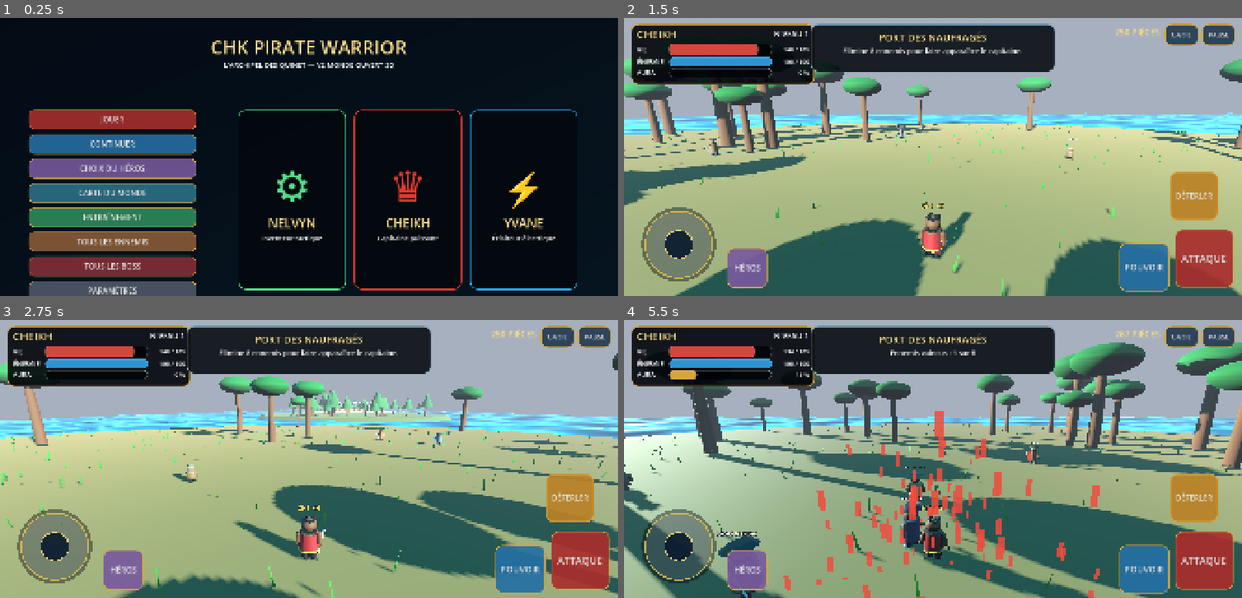
Above: before the commit, frames 1-4 (two rows, left to right).
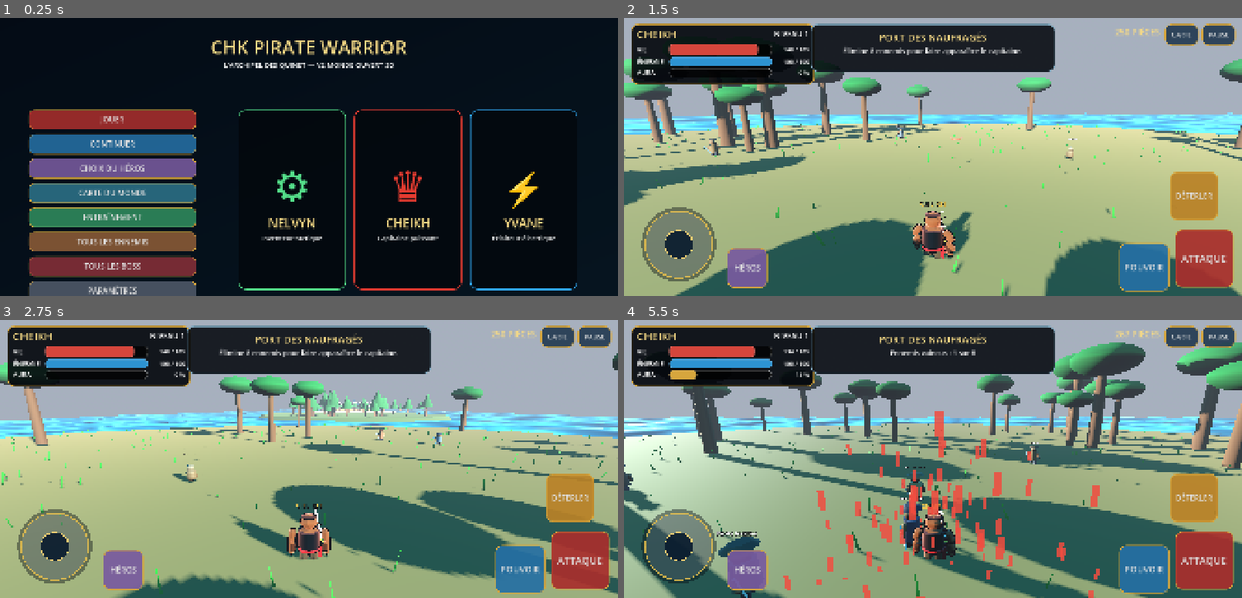
Above: after the commit, the same moments.

Repository: Chasmet/Chk-pirate-warrior-
Game: Godot game, scene res://scenes/main.tscn
Two runs of this game, one before a commit and one after it. Both use one fixed random seed, a clock stepped at 60 frames per second and the inputs below.
Inputs (mouse positions are in pixels of both pictures, inside the frame that each line leads up to):
- Up to frame 1 (0.25 s): no input
- Up to frame 2 (1.5 s): click "JOUER" at 0.5 s; drag from (988, 193) to (994, 95) at 1.27 s
- Up to frame 3 (2.75 s): drag from (55, 545) to (278, 514) at 2.02 s
- Up to frame 4 (5.5 s): move the mouse to (994, 397) at 2.77 s; hold D (move_right) 2.78-3.5 s; tap Q (aura) at 2.85, 4.55 s; drag from (902, 514) to (747, 417) at 3.52 s; move the mouse to (1118, 500) at 4.27 s; hold A (move_left) 4.28-5 s; tap Space (attack) at 4.35 s; drag from (747, 417) to (840, 389) at 5.02 s

The runs differ from the first frame. In frame 2, 1.1% of the frame differs, in the area x 46-56%, y 66-88%; in frame 3, 1.1%, in the area x 37-54%, y 66-87%; in frame 4, 0.9%.

Commit message:
feat(personnages): rapprocher Cheikh Yvane et Nelvyn de la référence validée

Diff:
--- a/godot/scripts/hero_factory.gd
+++ b/godot/scripts/hero_factory.gd
@@ -4,45 +4,51 @@
 const HEROES := {
 	"cheikh": {
 		"display_name": "CHEIKH",
-		"height": 1.82,
-		"body_scale": Vector3(1.08, 1.0, 1.02),
-		"skin": Color("6f452f"),
-		"hair": Color("191513"),
-		"outfit_main": Color("9f2529"),
-		"outfit_secondary": Color("171b22"),
-		"accent": Color("e7b843"),
-		"aura": Color("e23a2e"),
-		"hair_style": "short_curls",
+		"height": 1.90,
+		"body_scale": Vector3(1.16, 1.05, 1.08),
+		"skin": Color("70462f"),
+		"hair": Color("181311"),
+		"outfit_main": Color("15191c"),
+		"outfit_secondary": Color("4c4032"),
+		"vest": Color("141719"),
+		"sash": Color("a7282c"),
+		"accent": Color("d4a640"),
+		"aura": Color("e43b30"),
+		"hair_style": "shaved",
 		"role": "Capitaine puissant",
-		"weapon": "sabre_lourd"
+		"weapon": "curved_saber"
 	},
 	"yvane": {
 		"display_name": "YVANE",
-		"height": 1.53,
-		"body_scale": Vector3(0.84, 0.86, 0.86),
-		"skin": Color("7c5036"),
-		"hair": Color("171312"),
-		"outfit_main": Color("226fb5"),
-		"outfit_secondary": Color("111925"),
-		"accent": Color("eaf7ff"),
-		"aura": Color("2fa9f4"),
-		"hair_style": "long_twists",
+		"height": 1.56,
+		"body_scale": Vector3(0.88, 0.88, 0.88),
+		"skin": Color("7a4e34"),
+		"hair": Color("171311"),
+		"outfit_main": Color("15171a"),
+		"outfit_secondary": Color("22262a"),
+		"vest": Color("17191c"),
+		"sash": Color("66713b"),
+		"accent": Color("7c4d2d"),
+		"aura": Color("31a9f3"),
+		"hair_style": "high_spikes",
 		"role": "Éclaireur électrique",
-		"weapon": "double_lame"
+		"weapon": "slingshot"
 	},
 	"nelvyn": {
 		"display_name": "NELVYN",
 		"height": 1.30,
-		"body_scale": Vector3(0.78, 0.76, 0.8),
-		"skin": Color("815337"),
-		"hair": Color("211817"),
-		"outfit_main": Color("2aa667"),
-		"outfit_secondary": Color("18211f"),
-		"accent": Color("f09a3f"),
-		"aura": Color("54e08b"),
-		"hair_style": "short_round",
+		"body_scale": Vector3(0.78, 0.77, 0.80),
+		"skin": Color("805238"),
+		"hair": Color("201817"),
+		"outfit_main": Color("ece4d3"),
+		"outfit_secondary": Color("a97842"),
+		"vest": Color("274b67"),
+		"sash": Color("d5a63b"),
+		"accent": Color("6d452d"),
+		"aura": Color("54df8a"),
+		"hair_style": "short_fade",
 		"role": "Inventeur tactique",
-		"weapon": "gantelets_tech"
+		"weapon": "toolbelt"
 	}
 }
 
@@ -55,10 +61,10 @@
 
 	var collision := CollisionShape3D.new()
 	var capsule := CapsuleShape3D.new()
-	capsule.radius = 0.34 * profile.body_scale.x
-	capsule.height = max(1.0, profile.height - capsule.radius * 2.0)
+	capsule.radius = 0.34 * float(profile.body_scale.x)
+	capsule.height = maxf(1.0, float(profile.height) - capsule.radius * 2.0)
 	collision.shape = capsule
-	collision.position.y = profile.height * 0.5
+	collision.position.y = float(profile.height) * 0.5
 	hero.add_child(collision)
 
 	var rig := Node3D.new()
@@ -70,202 +76,344 @@
 	_build_outfit(rig, profile)
 	_build_weapon(rig, profile)
 	_build_aura(rig, profile)
+	QuinetToonStyler.style(rig, true, Color(profile.aura))
 	_build_nameplate(hero, profile)
-
 	return hero
 
 static func _build_body(root: Node3D, p: Dictionary) -> void:
-	var torso := _mesh_part("Torse", CylinderMesh.new(), p.skin)
-	torso.mesh.top_radius = 0.27 * p.body_scale.x
-	torso.mesh.bottom_radius = 0.32 * p.body_scale.x
-	torso.mesh.height = 0.62 * p.body_scale.y
-	torso.position = Vector3(0, p.height * 0.56, 0)
+	var height: float = float(p.height)
+	var scale: Vector3 = p.body_scale
+	var shoulder_width: float = 0.40 * scale.x
+	if p.display_name == "CHEIKH":
+		shoulder_width = 0.49 * scale.x
+
+	var torso := _mesh_part("Torse", CapsuleMesh.new(), p.skin)
+	torso.mesh.radius = 0.28 * scale.x
+	torso.mesh.height = 0.72 * scale.y
+	torso.scale = Vector3(1.18 if p.display_name == "CHEIKH" else 1.0, 1.0, 0.82)
+	torso.position = Vector3(0, height * 0.58, 0)
 	root.add_child(torso)
 
 	var hips := _mesh_part("Bassin", CapsuleMesh.new(), p.outfit_secondary)
-	hips.mesh.radius = 0.28 * p.body_scale.x
-	hips.mesh.height = 0.34 * p.body_scale.y
-	hips.position = Vector3(0, p.height * 0.34, 0)
+	hips.mesh.radius = 0.29 * scale.x
+	hips.mesh.height = 0.36 * scale.y
+	hips.scale.z = 0.82
+	hips.position = Vector3(0, height * 0.35, 0)
 	root.add_child(hips)
 
 	for side in [-1.0, 1.0]:
-		var arm := _mesh_part("Bras", CapsuleMesh.new(), p.skin)
-		arm.mesh.radius = 0.085 * p.body_scale.x
-		arm.mesh.height = 0.52 * p.body_scale.y
-		arm.position = Vector3(side * 0.34 * p.body_scale.x, p.height * 0.57, 0)
-		arm.rotation_degrees.z = side * 5.0
-		root.add_child(arm)
-
-		var leg := _mesh_part("Jambe", CapsuleMesh.new(), p.outfit_secondary)
-		leg.mesh.radius = 0.105 * p.body_scale.x
-		leg.mesh.height = 0.68 * p.body_scale.y
-		leg.position = Vector3(side * 0.13 * p.body_scale.x, p.height * 0.15, 0)
-		root.add_child(leg)
-
-		var boot := _mesh_part("Botte", BoxMesh.new(), Color("1a1514"))
-		boot.mesh.size = Vector3(0.19, 0.13, 0.35) * p.body_scale
-		boot.position = Vector3(side * 0.13 * p.body_scale.x, 0.065, -0.05)
+		var upper_arm := _mesh_part("BrasHaut_%s" % side, CapsuleMesh.new(), p.skin)
+		upper_arm.mesh.radius = (0.105 if p.display_name == "CHEIKH" else 0.083) * scale.x
+		upper_arm.mesh.height = 0.44 * scale.y
+		upper_arm.position = Vector3(side * shoulder_width, height * 0.61, 0)
+		upper_arm.rotation_degrees.z = side * (8.0 if p.display_name == "CHEIKH" else 4.0)
+		root.add_child(upper_arm)
+
+		var forearm := _mesh_part("BrasBas_%s" % side, CapsuleMesh.new(), p.skin)
+		forearm.mesh.radius = (0.098 if p.display_name == "CHEIKH" else 0.076) * scale.x
+		forearm.mesh.height = 0.39 * scale.y
+		forearm.position = Vector3(side * (shoulder_width + 0.045), height * 0.43, -0.01)
+		forearm.rotation_degrees.z = side * 3.0
+		root.add_child(forearm)
+
+		var hand := _mesh_part("Main_%s" % side, SphereMesh.new(), p.skin)
+		hand.mesh.radius = 0.105 * scale.x
+		hand.mesh.height = 0.16 * scale.y
+		hand.scale = Vector3(0.78, 1.0, 0.70)
+		hand.position = Vector3(side * (shoulder_width + 0.055), height * 0.28, -0.02)
+		root.add_child(hand)
+
+		var thigh := _mesh_part("JambeHaut_%s" % side, CapsuleMesh.new(), p.outfit_secondary)
+		thigh.mesh.radius = 0.13 * scale.x
+		thigh.mesh.height = 0.52 * scale.y
+		thigh.position = Vector3(side * 0.15 * scale.x, height * 0.24, 0)
+		root.add_child(thigh)
+
+		var shin := _mesh_part("JambeBas_%s" % side, CapsuleMesh.new(), p.outfit_secondary.darkened(0.08))
+		shin.mesh.radius = 0.105 * scale.x
+		shin.mesh.height = 0.43 * scale.y
+		shin.position = Vector3(side * 0.15 * scale.x, height * 0.09, 0)
+		root.add_child(shin)
+
+		var boot := _mesh_part("Botte_%s" % side, BoxMesh.new(), Color("1b1716"))
+		boot.mesh.size = Vector3(0.23, 0.15, 0.40) * scale
+		boot.position = Vector3(side * 0.15 * scale.x, 0.065, -0.08)
 		root.add_child(boot)
 
 static func _build_face(root: Node3D, p: Dictionary) -> void:
+	var height: float = float(p.height)
+	var scale: Vector3 = p.body_scale
 	var head := _mesh_part("Tete", SphereMesh.new(), p.skin)
-	head.mesh.radius = 0.235 * p.body_scale.x
-	head.mesh.height = 0.46 * p.body_scale.y
-	head.position = Vector3(0, p.height * 0.86, 0)
+	head.mesh.radius = 0.245 * scale.x
+	head.mesh.height = 0.48 * scale.y
+	head.scale = Vector3(0.94, 1.06, 0.90)
+	head.position = Vector3(0, height * 0.87, 0)
 	root.add_child(head)
 
+	var jaw := _mesh_part("Machoire", SphereMesh.new(), p.skin.darkened(0.02))
+	jaw.mesh.radius = 0.20 * scale.x
+	jaw.mesh.height = 0.25 * scale.y
+	jaw.scale = Vector3(0.90, 0.58, 0.82)
+	jaw.position = Vector3(0, height * 0.79, -0.005)
+	root.add_child(jaw)
+
 	for side in [-1.0, 1.0]:
-		var eye_white := _mesh_part("Oeil", SphereMesh.new(), Color.WHITE)
-		eye_white.mesh.radius = 0.038
-		eye_white.mesh.height = 0.045
-		eye_white.scale = Vector3(1.0, 0.82, 0.48)
-		eye_white.position = Vector3(side * 0.082, p.height * 0.88, -0.207)
+		var ear := _mesh_part("Oreille_%s" % side, SphereMesh.new(), p.skin)
+		ear.mesh.radius = 0.045
+		ear.mesh.height = 0.07
+		ear.position = Vector3(side * 0.225 * scale.x, height * 0.86, 0)
+		root.add_child(ear)
+
+		var eye_white := _mesh_part("Oeil_%s" % side, SphereMesh.new(), Color("f5f1e9"))
+		eye_white.mesh.radius = 0.041
+		eye_white.mesh.height = 0.05
+		eye_white.scale = Vector3(1.15, 0.72, 0.42)
+		eye_white.position = Vector3(side * 0.085, height * 0.89, -0.215)
 		root.add_child(eye_white)
 
-		var iris := _mesh_part("Iris", SphereMesh.new(), Color("241810"))
-		iris.mesh.radius = 0.017
-		iris.mesh.height = 0.02
-		iris.scale.z = 0.35
-		iris.position = Vector3(side * 0.082, p.height * 0.88, -0.229)
+		var iris := _mesh_part("Iris_%s" % side, SphereMesh.new(), Color("1c130f"))
+		iris.mesh.radius = 0.018
+		iris.mesh.height = 0.022
+		iris.scale.z = 0.28
+		iris.position = Vector3(side * 0.085, height * 0.89, -0.239)
 		root.add_child(iris)
 
+		var eyebrow := _mesh_part("Sourcil_%s" % side, BoxMesh.new(), p.hair)
+		eyebrow.mesh.size = Vector3(0.095, 0.018, 0.018)
+		eyebrow.position = Vector3(side * 0.086, height * 0.925, -0.224)
+		eyebrow.rotation_degrees.z = side * (-8.0 if p.display_name == "YVANE" else -3.0)
+		root.add_child(eyebrow)
+
 	var nose := _mesh_part("Nez", PrismMesh.new(), p.skin.lightened(0.04))
-	nose.mesh.size = Vector3(0.055, 0.085, 0.08)
-	nose.position = Vector3(0, p.height * 0.84, -0.23)
+	nose.mesh.size = Vector3(0.06, 0.09, 0.085)
+	nose.position = Vector3(0, height * 0.855, -0.238)
 	root.add_child(nose)
 
-	var mouth := _mesh_part("Bouche", BoxMesh.new(), Color("5a2928"))
-	mouth.mesh.size = Vector3(0.11, 0.018, 0.012)
-	mouth.position = Vector3(0, p.height * 0.79, -0.235)
+	var mouth := _mesh_part("Bouche", BoxMesh.new(), Color("552628"))
+	mouth.mesh.size = Vector3(0.115, 0.018, 0.012)
+	mouth.position = Vector3(0, height * 0.805, -0.235)
 	root.add_child(mouth)
 
 	if p.display_name == "CHEIKH":
 		var beard := _mesh_part("Barbe", SphereMesh.new(), p.hair)
-		beard.mesh.radius = 0.205
-		beard.mesh.height = 0.25
-		beard.scale = Vector3(1.0, 0.58, 0.65)
-		beard.position = Vector3(0, p.height * 0.78, -0.085)
+		beard.mesh.radius = 0.215
+		beard.mesh.height = 0.28
+		beard.scale = Vector3(1.0, 0.60, 0.67)
+		beard.position = Vector3(0, height * 0.79, -0.075)
 		root.add_child(beard)
+		var moustache := _mesh_part("Moustache", BoxMesh.new(), p.hair)
+		moustache.mesh.size = Vector3(0.16, 0.025, 0.035)
+		moustache.position = Vector3(0, height * 0.82, -0.225)
+		root.add_child(moustache)
 
 static func _build_hair(root: Node3D, p: Dictionary) -> void:
-	match p.hair_style:
-		"long_twists":
-			for i in range(18):
-				var angle := TAU * float(i) / 18.0
-				var strand := _mesh_part("Tresse", CapsuleMesh.new(), p.hair)
-				strand.mesh.radius = 0.028
-				strand.mesh.height = 0.42 + 0.06 * sin(float(i) * 1.7)
-				strand.position = Vector3(cos(angle) * 0.19, p.height * 0.92, sin(angle) * 0.16)
-				strand.rotation_degrees.x = 10.0 + 18.0 * abs(sin(angle))
-				root.add_child(strand)
-		"short_curls":
-			for i in range(22):
-				var angle := TAU * float(i) / 22.0
-				var curl := _mesh_part("Boucle", SphereMesh.new(), p.hair)
-				curl.mesh.radius = 0.052
-				curl.mesh.height = 0.07
-				curl.position = Vector3(cos(angle) * 0.18, p.height * 0.965 + 0.03 * sin(float(i)), sin(angle) * 0.16)
+	var height: float = float(p.height)
+	match String(p.hair_style):
+		"shaved":
+			var cap := _mesh_part("CheveuxRases", SphereMesh.new(), p.hair)
+			cap.mesh.radius = 0.242
+			cap.mesh.height = 0.15
+			cap.scale = Vector3(0.96, 0.48, 0.94)
+			cap.position = Vector3(0, height * 0.975, 0.02)
+			root.add_child(cap)
+		"high_spikes":
+			for i in range(16):
+				var angle: float = TAU * float(i) / 16.0
+				var spike := _mesh_part("Tresse_%02d" % i, CapsuleMesh.new(), p.hair)
+				spike.mesh.radius = 0.035
+				spike.mesh.height = 0.30 + 0.10 * absf(sin(float(i) * 1.6))
+				spike.position = Vector3(cos(angle) * 0.17, height * 1.01 + 0.05 * absf(cos(angle)), sin(angle) * 0.14)
+				spike.rotation_degrees = Vector3(12.0 + absf(sin(angle)) * 18.0, 0, rad_to_deg(-angle) * 0.12)
+				root.add_child(spike)
+		"short_fade":
+			var fade := _mesh_part("Degrade", SphereMesh.new(), p.hair.darkened(0.04))
+			fade.mesh.radius = 0.225
+			fade.mesh.height = 0.16
+			fade.scale = Vector3(0.96, 0.55, 0.94)
+			fade.position = Vector3(0, height * 0.978, 0.02)
+			root.add_child(fade)
+			for i in range(12):
+				var angle: float = TAU * float(i) / 12.0
+				var curl := _mesh_part("Boucle_%02d" % i, SphereMesh.new(), p.hair)
+				curl.mesh.radius = 0.048
+				curl.mesh.height = 0.065
+				curl.position = Vector3(cos(angle) * 0.14, height * 1.025 + 0.018 * sin(float(i)), sin(angle) * 0.12)
 				root.add_child(curl)
-		_:
-			var cap := _mesh_part("Cheveux", SphereMesh.new(), p.hair)
-			cap.mesh.radius = 0.235
-			cap.mesh.height = 0.22
-			cap.scale = Vector3(1.0, 0.65, 1.0)
-			cap.position = Vector3(0, p.height * 0.965, 0.015)
-			root.add_child(cap)
 
 static func _build_outfit(root: Node3D, p: Dictionary) -> void:
-	var coat := _mesh_part("Tenue", CylinderMesh.new(), p.outfit_main)
-	coat.mesh.top_radius = 0.30 * p.body_scale.x
-	coat.mesh.bottom_radius = 0.34 * p.body_scale.x
-	coat.mesh.height = 0.5 * p.body_scale.y
-	coat.position = Vector3(0, p.height * 0.57, -0.015)
-	root.add_child(coat)
-
-	var belt := _mesh_part("Ceinture", CylinderMesh.new(), p.accent)
-	belt.mesh.top_radius = 0.34 * p.body_scale.x
-	belt.mesh.bottom_radius = 0.34 * p.body_scale.x
-	belt.mesh.height = 0.055
-	belt.position = Vector3(0, p.height * 0.39, 0)
-	root.add_child(belt)
+	var height: float = float(p.height)
+	var scale: Vector3 = p.body_scale
+	var shirt := _mesh_part("Chemise", CylinderMesh.new(), p.outfit_main)
+	shirt.mesh.top_radius = 0.31 * scale.x
+	shirt.mesh.bottom_radius = 0.34 * scale.x
+	shirt.mesh.height = 0.49 * scale.y
+	shirt.position = Vector3(0, height * 0.58, -0.012)
+	root.add_child(shirt)
 
 	if p.display_name == "CHEIKH":
-		var cape := _mesh_part("Manteau", BoxMesh.new(), Color("4a1218"))
-		cape.mesh.size = Vector3(0.58, 0.78, 0.035) * p.body_scale
-		cape.position = Vector3(0, p.height * 0.52, 0.18)
-		root.add_child(cape)
+		for side in [-1.0, 1.0]:
+			var vest_panel := _mesh_part("Gilet_%s" % side, BoxMesh.new(), p.vest)
+			vest_panel.mesh.size = Vector3(0.22, 0.55, 0.065) * scale
+			vest_panel.position = Vector3(side * 0.15, height * 0.60, -0.25)
+			vest_panel.rotation_degrees.z = side * 4.0
+			root.add_child(vest_panel)
+		var wrap := _mesh_part("BandageTorse", BoxMesh.new(), Color("e4ddd1"))
+		wrap.mesh.size = Vector3(0.46, 0.095, 0.042) * scale
+		wrap.position = Vector3(0, height * 0.60, -0.31)
+		wrap.rotation_degrees.z = -25.0
+		root.add_child(wrap)
+		var sash := _mesh_part("EcharpeRouge", BoxMesh.new(), p.sash)
+		sash.mesh.size = Vector3(0.72, 0.16, 0.08) * scale
+		sash.position = Vector3(0.05, height * 0.39, -0.12)
+		sash.rotation_degrees.z = -4.0
+		root.add_child(sash)
+		var tail := _mesh_part("ManteauRouge", BoxMesh.new(), p.sash.darkened(0.05))
+		tail.mesh.size = Vector3(0.27, 0.62, 0.055) * scale
+		tail.position = Vector3(0.27, height * 0.24, 0.04)
+		tail.rotation_degrees.z = -12.0
+		root.add_child(tail)
+		for side in [-1.0, 1.0]:
+			var bracer := _mesh_part("Brassard_%s" % side, CylinderMesh.new(), Color("4b2d20"))
+			bracer.mesh.top_radius = 0.105 * scale.x
+			bracer.mesh.bottom_radius = 0.115 * scale.x
+			bracer.mesh.height = 0.22
+			bracer.position = Vector3(side * 0.56, height * 0.40, 0)
+			root.add_child(bracer)
+	elif p.display_name == "YVANE":
+		var cross_strap := _mesh_part("SangleCroisee", BoxMesh.new(), p.accent)
+		cross_strap.mesh.size = Vector3(0.085, 0.64, 0.045)
+		cross_strap.position = Vector3(0, height * 0.61, -0.25)
+		cross_strap.rotation_degrees.z = -34.0
+		root.add_child(cross_strap)
+		var sash := _mesh_part("EcharpeOlive", BoxMesh.new(), p.sash)
+		sash.mesh.size = Vector3(0.58, 0.13, 0.06) * scale
+		sash.position = Vector3(0, height * 0.39, -0.10)
+		root.add_child(sash)
+		var cloth_tail := _mesh_part("ManteauOlive", BoxMesh.new(), p.sash)
+		cloth_tail.mesh.size = Vector3(0.32, 0.50, 0.045)
+		cloth_tail.position = Vector3(0.30, height * 0.28, 0.06)
+		cloth_tail.rotation_degrees.z = -20.0
+		root.add_child(cloth_tail)
 	elif p.display_name == "NELVYN":
 		for side in [-1.0, 1.0]:
-			var module := _mesh_part("ModuleTech", BoxMesh.new(), p.accent)
-			module.mesh.size = Vector3(0.13, 0.18, 0.1)
-			module.position = Vector3(side * 0.32, p.height * 0.57, 0)
-			root.add_child(module)
+			var vest_panel := _mesh_part("GiletBleu_%s" % side, BoxMesh.new(), p.vest)
+			vest_panel.mesh.size = Vector3(0.19, 0.40, 0.055) * scale
+			vest_panel.position = Vector3(side * 0.13, height * 0.60, -0.23)
+			root.add_child(vest_panel)
+		var shorts := _mesh_part("ShortBeige", BoxMesh.new(), p.outfit_secondary)
+		shorts.mesh.size = Vector3(0.48, 0.30, 0.34) * scale
+		shorts.position = Vector3(0, height * 0.31, 0)
+		root.add_child(shorts)
+
+	var belt := _mesh_part("Ceinture", CylinderMesh.new(), p.sash)
+	belt.mesh.top_radius = 0.35 * scale.x
+	belt.mesh.bottom_radius = 0.35 * scale.x
+	belt.mesh.height = 0.065
+	belt.position = Vector3(0, height * 0.40, 0)
+	root.add_child(belt)
+	var buckle := _mesh_part("BoucleCeinture", BoxMesh.new(), p.accent)
+	buckle.mesh.size = Vector3(0.13, 0.10, 0.055)
+	buckle.position = Vector3(0, height * 0.40, -0.31 * scale.z)
+	root.add_child(buckle)
 
 static func _build_weapon(root: Node3D, p: Dictionary) -> void:
-	match p.weapon:
-		"sabre_lourd":
-			var blade := _mesh_part("Sabre", BoxMesh.new(), Color("cdd9df"))
-			blade.mesh.size = Vector3(0.065, 0.92, 0.025)
-			blade.position = Vector3(0.42, p.height * 0.52, 0)
-			blade.rotation_degrees.z = -12
-			root.add_child(blade)
-		"double_lame":
+	var height: float = float(p.height)
+	match String(p.weapon):
+		"curved_saber":
+			var handle := _mesh_part("PoigneeSabre", CylinderMesh.new(), Color("38251c"))
+			handle.mesh.top_radius = 0.045
+			handle.mesh.bottom_radius = 0.052
+			handle.mesh.height = 0.28
+			handle.position = Vector3(0.50, height * 0.38, -0.03)
+			handle.rotation_degrees.z = -18.0
+			root.add_child(handle)
+			var guard := _mesh_part("GardeSabre", BoxMesh.new(), p.accent)
+			guard.mesh.size = Vector3(0.25, 0.055, 0.07)
+			guard.position = Vector3(0.45, height * 0.50, -0.03)
+			guard.rotation_degrees.z = -18.0
+			root.add_child(guard)
+			for i in range(6):
+				var blade := _mesh_part("Sabre_%02d" % i, BoxMesh.new(), Color("d7e0e5"))
+				blade.mesh.size = Vector3(0.075, 0.22, 0.025)
+				blade.position = Vector3(0.41 - float(i) * 0.035, height * 0.58 + float(i) * 0.18, -0.03)
+				blade.rotation_degrees.z = -12.0 + float(i) * 4.2
+				root.add_child(blade)
+		"slingshot":
+			var grip := _mesh_part("LancePierrePoignee", CylinderMesh.new(), Color("654126"))
+			grip.mesh.top_radius = 0.045
+			grip.mesh.bottom_radius = 0.052
+			grip.mesh.height = 0.30
+			grip.position = Vector3(0.40, height * 0.45, -0.04)
+			grip.rotation_degrees.z = -12.0
+			root.add_child(grip)
 			for side in [-1.0, 1.0]:
-				var blade := _mesh_part("Lame", BoxMesh.new(), Color("d8f5ff"))
-				blade.mesh.size = Vector3(0.035, 0.55, 0.02)
-				blade.position = Vector3(side * 0.37, p.height * 0.5, 0)
-				blade.rotation_degrees.z = side * 10
-				root.add_child(blade)
-		_:
+				var fork := _mesh_part("Fourche_%s" % side, CylinderMesh.new(), Color("7d522e"))
+				fork.mesh.top_radius = 0.035
+				fork.mesh.bottom_radius = 0.04
+				fork.mesh.height = 0.28
+				fork.position = Vector3(0.40 + side * 0.10, height * 0.62, -0.04)
+				fork.rotation_degrees.z = side * -24.0
+				root.add_child(fork)
+				var elastic := _mesh_part("Elastique_%s" % side, BoxMesh.new(), Color("2a1b16"))
+				elastic.mesh.size = Vector3(0.025, 0.28, 0.022)
+				elastic.position = Vector3(0.40 + side * 0.06, height * 0.72, -0.055)
+				elastic.rotation_degrees.z = side * 15.0
+				root.add_child(elastic)
+		"toolbelt":
 			for side in [-1.0, 1.0]:
-				var gauntlet := _mesh_part("Gantelet", BoxMesh.new(), p.accent)
-				gauntlet.mesh.size = Vector3(0.16, 0.16, 0.18)
-				gauntlet.position = Vector3(side * 0.36, p.height * 0.48, -0.02)
-				root.add_child(gauntlet)
+				var pouch := _mesh_part("Sacoche_%s" % side, BoxMesh.new(), Color("68452e"))
+				pouch.mesh.size = Vector3(0.16, 0.19, 0.13)
+				pouch.position = Vector3(side * 0.31, height * 0.36, -0.02)
+				root.add_child(pouch)
+			var gadget := _mesh_part("Gadget", CylinderMesh.new(), p.accent)
+			gadget.mesh.top_radius = 0.08
+			gadget.mesh.bottom_radius = 0.08
+			gadget.mesh.height = 0.12
+			gadget.position = Vector3(0.28, height * 0.46, -0.17)
+			gadget.rotation_degrees.x = 90.0
+			root.add_child(gadget)
 
 static func _build_aura(root: Node3D, p: Dictionary) -> void:
 	var aura := GPUParticles3D.new()
 	aura.name = "Aura"
-	aura.amount = 180
+	aura.amount = 220
 	aura.lifetime = 0.8
 	aura.emitting = false
 	aura.visibility_aabb = AABB(Vector3(-2, 0, -2), Vector3(4, 4, 4))
-
 	var material := ParticleProcessMaterial.new()
 	material.emission_shape = ParticleProcessMaterial.EMISSION_SHAPE_SPHERE
-	material.emission_sphere_radius = 0.5
+	material.emission_sphere_radius = 0.56
 	material.direction = Vector3(0, 1, 0)
-	material.spread = 35.0
-	material.initial_velocity_min = 1.2
-	material.initial_velocity_max = 3.0
+	material.spread = 38.0
+	material.initial_velocity_min = 1.4
+	material.initial_velocity_max = 3.4
 	material.gravity = Vector3(0, 1.8, 0)
 	material.scale_min = 0.035
-	material.scale_max = 0.11
+	material.scale_max = 0.12
 	material.color = p.aura
 	aura.process_material = material
-
 	var quad := QuadMesh.new()
-	quad.size = Vector2(0.13, 0.28)
+	quad.size = Vector2(0.14, 0.30)
 	var glow := StandardMaterial3D.new()
 	glow.shading_mode = BaseMaterial3D.SHADING_MODE_UNSHADED
 	glow.transparency = BaseMaterial3D.TRANSPARENCY_ALPHA
-	glow.albedo_color = Color(p.aura, 0.8)
+	glow.albedo_color = Color(p.aura, 0.82)
 	glow.emission_enabled = true
 	glow.emission = p.aura
-	glow.emission_energy_multiplier = 4.5
+	glow.emission_energy_multiplier = 4.8
 	quad.material = glow
 	aura.draw_pass_1 = quad
-	aura.position.y = p.height * 0.45
+	aura.position.y = float(p.height) * 0.45
 	root.add_child(aura)
 
 static func _build_nameplate(hero: CharacterBody3D, p: Dictionary) -> void:
 	var label := Label3D.new()
 	label.name = "Nom"
 	label.text = p.display_name
-	label.font_size = 42
-	label.outline_size = 8
+	label.font_size = 46
+	label.outline_size = 9
 	label.modulate = p.accent
-	label.position = Vector3(0, p.height + 0.32, 0)
+	label.position = Vector3(0, float(p.height) + 0.34, 0)
 	label.billboard = BaseMaterial3D.BILLBOARD_ENABLED
 	hero.add_child(label)
 
